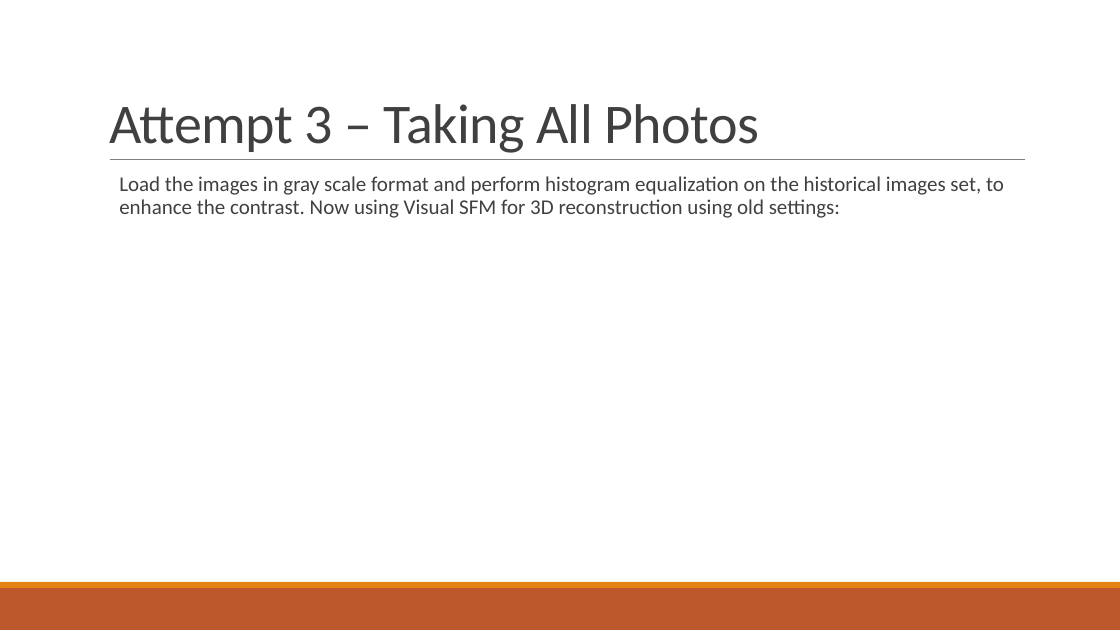
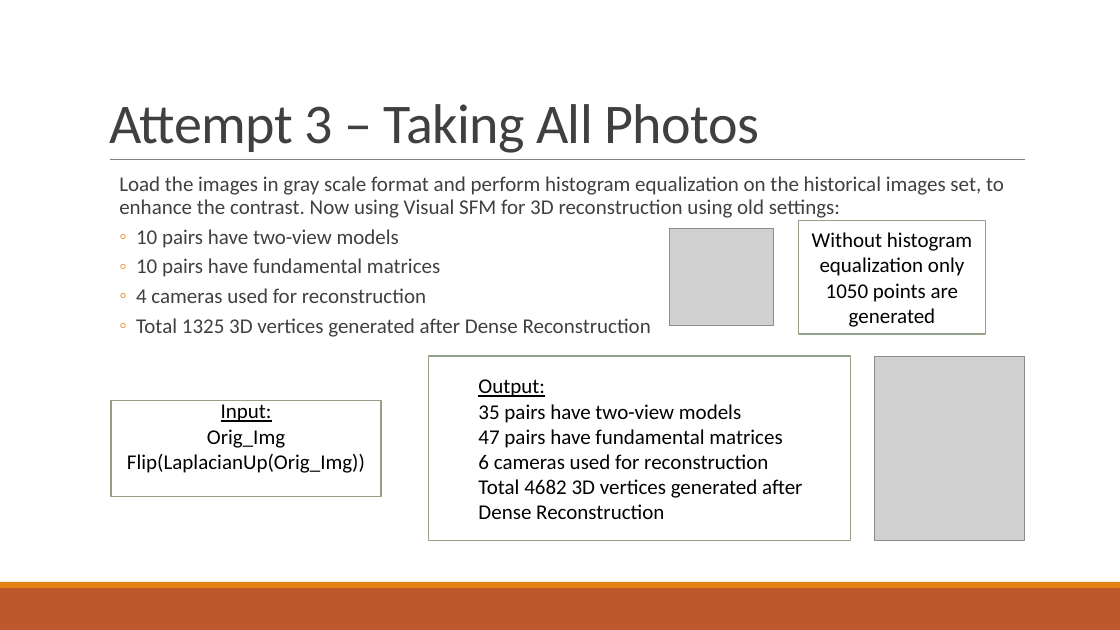
Before and after one commit to anonymous31173/3D-Reconstruction, a slide deck: slide 13 of 3D Reconstruction of Notre Dame Cathedral.pptx. Drawn at 1120x630 pixels with LibreOffice and Linux fonts; fonts in the diff are those of the drawing; grey boxes stand for pictures. Boxes give left, top, right and bottom in pixels: in the first picture for what was removed or moved away, otherwise in the second. Text is boxed around its words. In the diff, an @@ line names an element or a change of style, - is before the commit and + after.

```diff
--- a/3D Reconstruction of Notre Dame Cathedral.pptx
+++ b/3D Reconstruction of Notre Dame Cathedral.pptx
@@ text at (136,229,651,337): paragraphs added @@
+  ◦ 10 pairs have two-view models
+  ◦ 10 pairs have fundamental matrices
+  ◦ 4 cameras used for reconstruction
+  ◦ Total 1325 3D vertices generated after Dense Reconstruction
@@ picture added at (670,229,775,325) @@
@@ rectangle added at (799,220,986,334), fill #FFFFFF, outline #94A088 1.25 pt, 18 pt, text #000000 @@
+Without histogram equalization only 1050 points are generated
@@ rectangle added at (429,356,851,541), fill #FFFFFF, outline #94A088 1.25 pt, 18 pt, text #000000 @@
+  Output:
+  35 pairs have two-view models
+  47 pairs have fundamental matrices
+  6 cameras used for reconstruction
+  Total 4682 3D vertices generated after Dense Reconstruction
@@ picture added at (875,356,1025,541) @@
@@ rectangle added at (111,401,381,497), fill #FFFFFF, outline #94A088 1.25 pt, 18 pt, text #000000 @@
+Input:
+Orig_Img
+Flip(LaplacianUp(Orig_Img))
```
Also in this commit, not shown: 4 other slides changed, 2 slides added.
